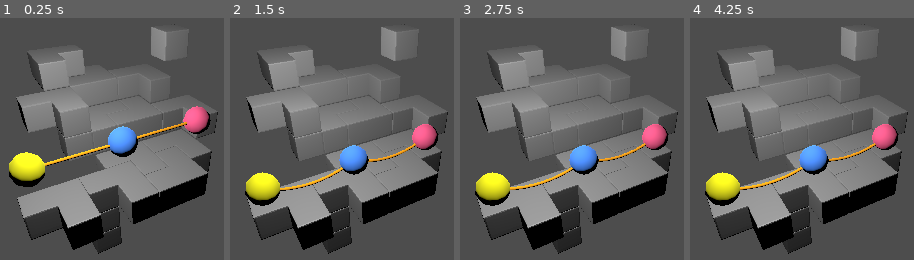
Above: before the commit, frames 1-4 (left to right).
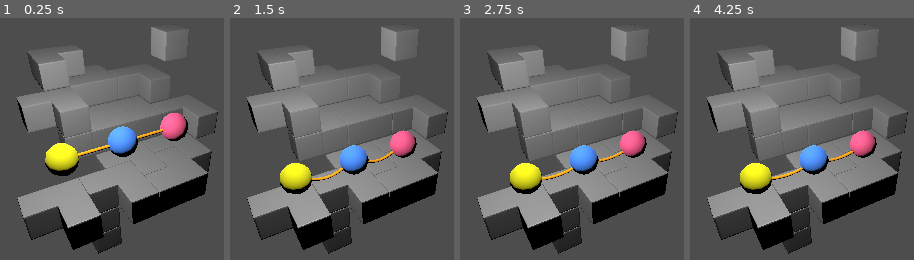
Above: after the commit, the same moments.

Repository: kmichalikk/last-camp-game
Game: Godot game, scene res://world.tscn
Same seed, same stepped clock (60 frames per second), same inputs: the game is played once before the commit and once after it.
Inputs (mouse positions are in pixels of both pictures, inside the frame that each line leads up to):
- Up to frame 1 (0.25 s): no input
- Up to frame 2 (1.5 s): move the mouse to (outside the picture) at 0.52 s; click (outside the picture) at 0.67 s; move the mouse to (outside the picture) at 1.27 s; click (outside the picture) at 1.42 s
- Up to frame 3 (2.75 s): move the mouse to (outside the picture) at 2.02 s; click (outside the picture) at 2.17 s
- Up to frame 4 (4.25 s): move the mouse to (797, 252) at 2.77 s; click (797, 252) at 2.92 s; move the mouse to (outside the picture) at 3.52 s; click (outside the picture) at 3.67 s

The runs differ from the first frame. In frame 1, 5.6% of the frame differs, in the area x 4-95%, y 36-70%; in frame 2, 5.5%; in frame 3, 5.5%; in frame 4, 5.5%.

Commit message:
feat: Add game over when rope is broken

Diff:
--- a/game_state.gd
+++ b/game_state.gd
@@ -1,10 +1,12 @@
 extends Node
 
 signal selection_changed(new_player: Player)
+signal game_over()
 
 const PLAYER_SNAP_TO_FLOOR_DISTANCE = 1.3
 
 var target_player: Player = null
+var is_game_over = false
 
 func toggle_selection(player: Player):
 	if target_player == player:
@@ -23,6 +25,11 @@
 
 	target_player = null
 	selection_changed.emit(null)
+
+func rope_broken(rope: Rope):
+	print('Rope broke, game over')
+	emit_signal("game_over")
+	is_game_over = true
 
 func _target_is_reachable(player: Player, target: Node3D):
 	"""
--- a/player.gd
+++ b/player.gd
@@ -27,6 +27,7 @@
 
 	snap_to_floor_detector.connect("body_entered", _snap_to_floor_triggered)
 
+	GameState.game_over.connect(_on_game_over)
 	GameState.selection_changed.connect(_on_selection_changed)
 	stack_highlight.mouse_entered.connect(_on_player_stack_highlight_mouse_entered)
 	stack_highlight.mouse_exited.connect(_on_player_stack_highlight_mouse_exited)
@@ -40,7 +41,7 @@
 	transform.basis = Basis()
 
 func _snap_to_floor_triggered(body: Node3D) -> void:
-	if is_fixed or body == self:
+	if is_fixed or body == self or GameState.is_game_over:
 		return
 
 	_snap_to_floor_if_possible(body)
@@ -124,3 +125,8 @@
 
 	# Fallback to regular input event
 	_input_event(camera, event, event_position, normal, 0)
+
+func _on_game_over():
+	is_grabbing = false
+	is_fixed = false
+	freeze = false
--- a/rope.gd
+++ b/rope.gd
@@ -1,6 +1,8 @@
 extends Node3D
 
 class_name Rope
+
+signal rope_broken()
 
 @export var player_a_ref: RigidBody3D
 @export var player_b_ref: RigidBody3D
@@ -14,6 +16,11 @@
 
 var joint_positions: Array[Vector3]
 
+# rope breaking logic
+var expected_total_length: float
+var time_under_strain: float = 0
+var central_joint: Generic6DOFJoint3D
+var broken: bool = false
 
 func _init(joint_position: Array[Vector3] = [], segment_distance: Vector3 = Vector3.ZERO) -> void:
 	self.joint_positions = joint_positions
@@ -29,6 +36,7 @@
 		segment_distance = players_distance / num_segments
 		for i in range(num_segments+1):
 			joint_positions.push_back(player_a_ref.global_position + i * segment_distance)
+		expected_total_length = players_distance.length()
 
 	_make_rope.call_deferred(player_a_ref, player_b_ref, joint_positions)
 
@@ -65,6 +73,8 @@
 		else:
 			joint.node_a = segments[i-1].get_path()
 			joint.node_b = segments[i].get_path()
+		if (i == joint_positions.size() / 2):
+			central_joint = joint
 		add_child(joint)
 
 func _make_alignment_basis(direction: Vector3) -> Basis:
@@ -116,11 +126,21 @@
 	strain_points.push_back(sp2)
 
 func _process(delta: float) -> void:
-	for i in range(1, strain_points.size() - 1, 2):
-		if strain_points[i].global_position.distance_to(strain_points[i+1].global_position) > 0.2:
-			material.albedo_color = Color('red')
-		else:
-			material.albedo_color = Color('orange')
+	var length = real_length()
+	if (length > expected_total_length + 1.5):
+		material.albedo_color = Color('red')
+		time_under_strain += delta
+		if (time_under_strain > 2):
+			_break_rope()
+	else:
+		time_under_strain = 0
+		material.albedo_color = Color('orange')
+
+func _break_rope() -> void:
+	if (!broken):
+		GameState.rope_broken(self)
+		central_joint.queue_free()
+		broken = true
 
 func real_length() -> float:
 	var total = 0.0
--- a/world.tscn
+++ b/world.tscn
@@ -84,7 +84,7 @@
 omni_range = 587.861
 
 [node name="YellowPlayer" parent="." unique_id=1424847384 node_paths=PackedStringArray("attached_ropes") instance=ExtResource("1_f3sb7")]
-transform = Transform3D(1, 0, 0, 0, 1, 0, 0, 0, 1, 0, 1, 3)
+transform = Transform3D(1, 0, 0, 0, 1, 0, 0, 0, 1, 0, 1, 2)
 player_color = Color(0.8681055, 0.85430175, 0, 1)
 attached_ropes = [NodePath("../RopeBlueYellow")]
 
@@ -93,7 +93,7 @@
 player_b_ref = NodePath("../YellowPlayer")
 
 [node name="MagentaPlayer" parent="." unique_id=1502662344 node_paths=PackedStringArray("attached_ropes") instance=ExtResource("1_f3sb7")]
-transform = Transform3D(1, 0, 0, 0, 1, 0, 0, 0, 1, 0, 1, -3)
+transform = Transform3D(1, 0, 0, 0, 1, 0, 0, 0, 1, 0, 1, -2)
 player_color = Color(1, 0.36719185, 0.5659509, 1)
 attached_ropes = [NodePath("../RopeBlueMagenta")]
 
